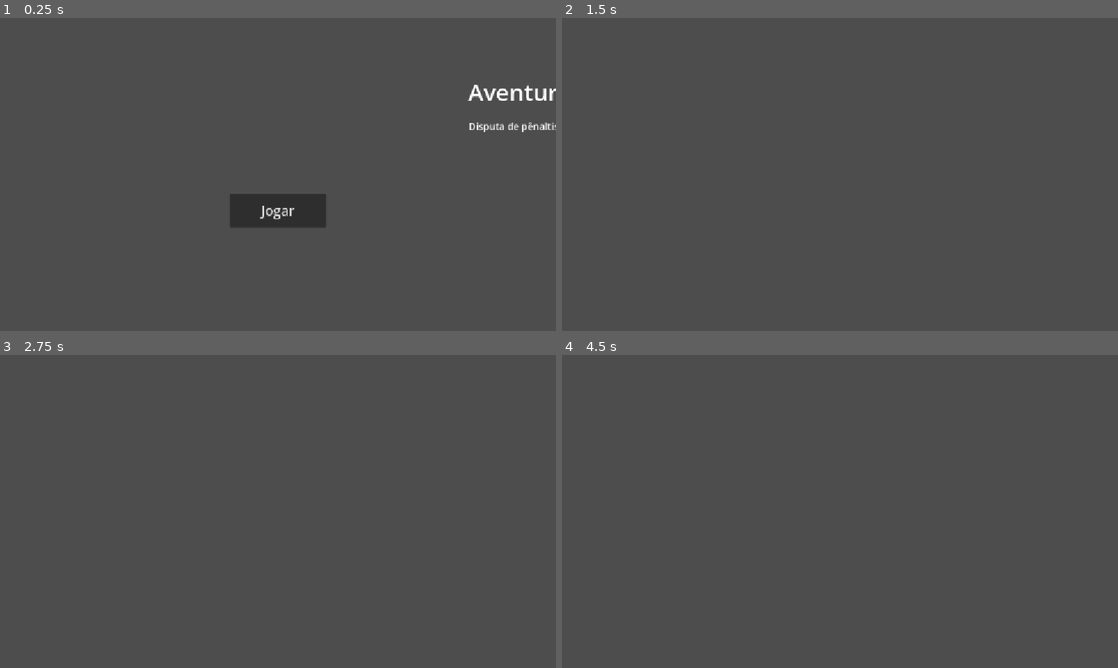
Above: before the commit, frames 1-4 (two rows, left to right).
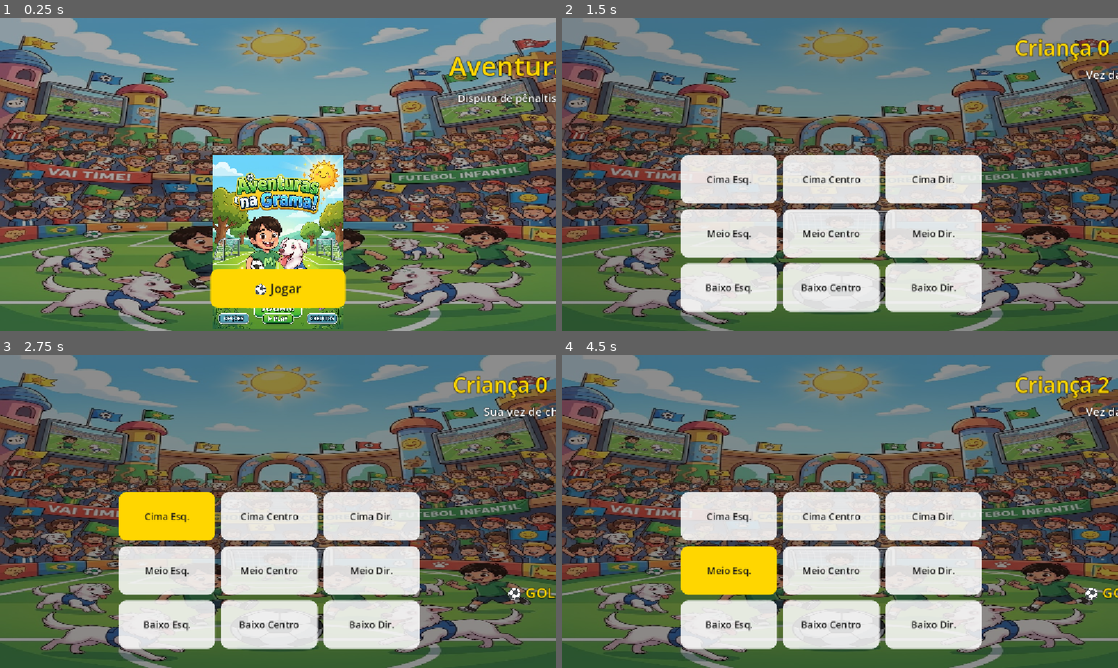
Above: after the commit, the same moments.

Repository: marcelofranchini/dogfriendgol
Game: Godot game, scene res://scenes/main.tscn
Same seed, same stepped clock (60 frames per second), same inputs: the game is played once before the commit and once after it.
Inputs (mouse positions are in pixels of both pictures, inside the frame that each line leads up to):
- Up to frame 1 (0.25 s): no input
- Up to frame 2 (1.5 s): click "Jogar" (after the commit: "⚽ Jogar") at 0.5 s; click (840, 277) at 1.25 s, where only the run after the commit has a clickable "Começar partida"
- Up to frame 3 (2.75 s): click (166, 517) at 2 s, where only the run after the commit has a clickable "Cima Esq."
- Up to frame 4 (4.5 s): click (828, 517) at 2.75 s, where only the run after the commit has a clickable "Cima Centro"; click (934, 517) at 3.5 s, where only the run after the commit has a clickable "Cima Dir."; click (728, 570) at 4.25 s, where only the run after the commit has a clickable "Meio Esq."

The runs differ from the first frame. In frame 1, 92% of the frame differs, in the area x 0-100%, y 0-100%; in frame 2, 92%; in frame 3, 92%; in frame 4, 92%.
Error before the commit: Invalid assignment of property or key 'visible' with value of type 'bool' on a base object of type 'Nil'. (res://scripts/presentation/main.gd:208)

Commit message:
fix: corrige artes (JPEG renomeado para .jpg) e embeleza a interface
- Renomeia 4 imagens JPEG com extensão .png para .jpg (o Godot não importava)
- main.gd: fundo do estádio, ilustração dos protagonistas, cores, botões estilizados
- feedback visual de gol/defesa/bola para fora com cores
- APK agora inclui as artes (61 MB)

Diff:
--- a/dog-friend-gol/scripts/presentation/main.gd
+++ b/dog-friend-gol/scripts/presentation/main.gd
@@ -9,6 +9,14 @@
 const R = ShotResult.Result
 const P = MatchPhase.Phase
 
+# Cores (paleta infantil, verde grama)
+const C_GRASS := Color(0.16, 0.55, 0.24)
+const C_GRASS_DARK := Color(0.10, 0.40, 0.17)
+const C_WHITE := Color(1, 1, 1)
+const C_GOLD := Color(1.0, 0.84, 0.0)
+const C_RED := Color(0.85, 0.25, 0.20)
+const C_BLUE := Color(0.20, 0.45, 0.85)
+
 var controller: MatchController = null
 var profile: PlayerProfile = null
 
@@ -32,7 +40,73 @@
 
 func _ready() -> void:
 	_build_menu()
+	_build_registration()
+	_build_match()
+	_build_end()
 	_show_menu()
+
+# ---------------------------------------------------------------------------
+# Helpers de estilo
+# ---------------------------------------------------------------------------
+func _bg(parent: Control, texture_path: String) -> TextureRect:
+	var bg: TextureRect = TextureRect.new()
+	bg.texture = load(texture_path)
+	bg.expand_mode = TextureRect.EXPAND_IGNORE_SIZE
+	bg.stretch_mode = TextureRect.STRETCH_SCALE
+	bg.set_anchors_preset(Control.PRESET_FULL_RECT)
+	bg.mouse_filter = Control.MOUSE_FILTER_IGNORE
+	parent.add_child(bg)
+	return bg
+
+func _overlay(parent: Control, color: Color) -> ColorRect:
+	var ov: ColorRect = ColorRect.new()
+	ov.color = color
+	ov.set_anchors_preset(Control.PRESET_FULL_RECT)
+	ov.mouse_filter = Control.MOUSE_FILTER_IGNORE
+	parent.add_child(ov)
+	return ov
+
+func _label(parent: Control, text: String, size: int, color: Color, y: float, h: float = 60) -> Label:
+	var l: Label = Label.new()
+	l.text = text
+	l.add_theme_font_size_override("font_size", size)
+	l.add_theme_color_override("font_color", color)
+	l.add_theme_color_override("font_outline_color", Color(0, 0, 0, 0.6))
+	l.add_theme_constant_override("outline_size", 6)
+	l.horizontal_alignment = HORIZONTAL_ALIGNMENT_CENTER
+	l.set_anchors_preset(Control.PRESET_CENTER_TOP)
+	l.position = Vector2(0, y)
+	l.size = Vector2(1280, h)
+	parent.add_child(l)
+	return l
+
+func _button(parent: Control, text: String, y: float, w: float = 260, h: float = 70, color: Color = C_GOLD) -> Button:
+	var b: Button = Button.new()
+	b.text = text
+	b.add_theme_font_size_override("font_size", 26)
+	b.add_theme_color_override("font_color", Color(0.1, 0.1, 0.1))
+	b.add_theme_color_override("font_hover_color", Color(0.1, 0.1, 0.1))
+	b.add_theme_stylebox_override("normal", _stylebox(color))
+	b.add_theme_stylebox_override("hover", _stylebox(color.lightened(0.15)))
+	b.add_theme_stylebox_override("pressed", _stylebox(color.darkened(0.15)))
+	b.set_anchors_preset(Control.PRESET_CENTER_TOP)
+	b.position = Vector2(-w / 2.0, y)
+	b.size = Vector2(w, h)
+	parent.add_child(b)
+	return b
+
+func _stylebox(color: Color) -> StyleBoxFlat:
+	var sb: StyleBoxFlat = StyleBoxFlat.new()
+	sb.bg_color = color
+	sb.corner_radius_top_left = 16
+	sb.corner_radius_top_right = 16
+	sb.corner_radius_bottom_left = 16
+	sb.corner_radius_bottom_right = 16
+	sb.content_margin_left = 20
+	sb.content_margin_right = 20
+	sb.content_margin_top = 10
+	sb.content_margin_bottom = 10
+	return sb
 
 # ---------------------------------------------------------------------------
 # Menu
@@ -42,32 +116,25 @@
 	menu_root.set_anchors_preset(Control.PRESET_FULL_RECT)
 	add_child(menu_root)
 
-	var title: Label = Label.new()
-	title.text = "Aventuras na Grama!"
-	title.add_theme_font_size_override("font_size", 48)
-	title.horizontal_alignment = HORIZONTAL_ALIGNMENT_CENTER
-	title.set_anchors_preset(Control.PRESET_CENTER_TOP)
-	title.position = Vector2(0, 120)
-	title.size = Vector2(1280, 80)
-	menu_root.add_child(title)
-
-	var subtitle: Label = Label.new()
-	subtitle.text = "Disputa de pênaltis entre a criança e a Branquinha"
-	subtitle.add_theme_font_size_override("font_size", 20)
-	subtitle.horizontal_alignment = HORIZONTAL_ALIGNMENT_CENTER
-	subtitle.set_anchors_preset(Control.PRESET_CENTER_TOP)
-	subtitle.position = Vector2(0, 210)
-	subtitle.size = Vector2(1280, 40)
-	menu_root.add_child(subtitle)
-
-	var play: Button = Button.new()
-	play.text = "Jogar"
-	play.add_theme_font_size_override("font_size", 28)
-	play.set_anchors_preset(Control.PRESET_CENTER)
-	play.position = Vector2(-100, 40)
-	play.size = Vector2(200, 70)
+	_bg(menu_root, "res://assets/references/bg_stadium_crowd.jpg")
+	_overlay(menu_root, Color(0, 0, 0, 0.35))
+
+	_label(menu_root, "Aventuras na Grama!", 56, C_GOLD, 60, 80)
+	_label(menu_root, "Disputa de pênaltis entre a criança e a Branquinha", 22, C_WHITE, 150, 40)
+
+	# Ilustração dos protagonistas (referência).
+	var art: TextureRect = TextureRect.new()
+	art.texture = load("res://assets/references/concepts_boy_and_dog.jpg")
+	art.expand_mode = TextureRect.EXPAND_IGNORE_SIZE
+	art.stretch_mode = TextureRect.STRETCH_KEEP_ASPECT_CENTERED
+	art.set_anchors_preset(Control.PRESET_CENTER)
+	art.position = Vector2(-180, -40)
+	art.size = Vector2(360, 360)
+	art.mouse_filter = Control.MOUSE_FILTER_IGNORE
+	menu_root.add_child(art)
+
+	var play: Button = _button(menu_root, "⚽ Jogar", 520, 280, 80, C_GOLD)
 	play.pressed.connect(_on_play_pressed)
-	menu_root.add_child(play)
 
 # ---------------------------------------------------------------------------
 # Cadastro
@@ -78,43 +145,36 @@
 	reg_root.visible = false
 	add_child(reg_root)
 
-	var title: Label = Label.new()
-	title.text = "Quem vai jogar?"
-	title.add_theme_font_size_override("font_size", 36)
-	title.horizontal_alignment = HORIZONTAL_ALIGNMENT_CENTER
-	title.set_anchors_preset(Control.PRESET_CENTER_TOP)
-	title.position = Vector2(0, 80)
-	title.size = Vector2(1280, 60)
-	reg_root.add_child(title)
-
-	child_name_edit = _add_field(reg_root, "Nome da criança", 180)
-	child_age_edit = _add_field(reg_root, "Idade da criança", 260)
-	dog_name_edit = _add_field(reg_root, "Nome do cachorro", 340)
-	dog_age_edit = _add_field(reg_root, "Idade do cachorro", 420)
-
-	var start: Button = Button.new()
-	start.text = "Começar partida"
-	start.add_theme_font_size_override("font_size", 24)
-	start.set_anchors_preset(Control.PRESET_CENTER)
-	start.position = Vector2(-120, 120)
-	start.size = Vector2(240, 60)
+	_bg(reg_root, "res://assets/references/bg_stadium_crowd.jpg")
+	_overlay(reg_root, Color(0, 0, 0, 0.55))
+
+	_label(reg_root, "Quem vai jogar?", 40, C_GOLD, 50, 60)
+
+	child_name_edit = _add_field(reg_root, "Nome da criança", 150)
+	child_age_edit = _add_field(reg_root, "Idade da criança", 230)
+	dog_name_edit = _add_field(reg_root, "Nome do cachorro", 310)
+	dog_age_edit = _add_field(reg_root, "Idade do cachorro", 390)
+
+	var start: Button = _button(reg_root, "Começar partida", 500, 280, 70, C_GOLD)
 	start.pressed.connect(_on_start_pressed)
-	reg_root.add_child(start)
 
 func _add_field(parent: Control, label_text: String, y: float) -> LineEdit:
 	var lbl: Label = Label.new()
 	lbl.text = label_text
 	lbl.add_theme_font_size_override("font_size", 20)
+	lbl.add_theme_color_override("font_color", C_WHITE)
+	lbl.add_theme_color_override("font_outline_color", Color(0, 0, 0, 0.6))
+	lbl.add_theme_constant_override("outline_size", 4)
 	lbl.set_anchors_preset(Control.PRESET_CENTER_TOP)
 	lbl.position = Vector2(-300, y)
-	lbl.size = Vector2(600, 30)
+	lbl.size = Vector2(600, 28)
 	parent.add_child(lbl)
 
 	var edit: LineEdit = LineEdit.new()
 	edit.add_theme_font_size_override("font_size", 20)
 	edit.set_anchors_preset(Control.PRESET_CENTER_TOP)
-	edit.position = Vector2(-300, y + 35)
-	edit.size = Vector2(600, 40)
+	edit.position = Vector2(-300, y + 32)
+	edit.size = Vector2(600, 42)
 	parent.add_child(edit)
 	return edit
 
@@ -127,28 +187,20 @@
 	match_root.visible = false
 	add_child(match_root)
 
-	score_label = Label.new()
-	score_label.add_theme_font_size_override("font_size", 40)
-	score_label.horizontal_alignment = HORIZONTAL_ALIGNMENT_CENTER
-	score_label.set_anchors_preset(Control.PRESET_CENTER_TOP)
-	score_label.position = Vector2(0, 40)
-	score_label.size = Vector2(1280, 60)
-	match_root.add_child(score_label)
-
-	turn_label = Label.new()
-	turn_label.add_theme_font_size_override("font_size", 24)
-	turn_label.horizontal_alignment = HORIZONTAL_ALIGNMENT_CENTER
-	turn_label.set_anchors_preset(Control.PRESET_CENTER_TOP)
-	turn_label.position = Vector2(0, 110)
-	turn_label.size = Vector2(1280, 40)
-	match_root.add_child(turn_label)
-
-	# Grade 3x3 de zonas (cima/meio/baixo × esquerda/centro/direita).
+	_bg(match_root, "res://assets/references/bg_stadium_crowd.jpg")
+	_overlay(match_root, Color(0, 0, 0, 0.45))
+
+	score_label = _label(match_root, "", 44, C_GOLD, 30, 60)
+	turn_label = _label(match_root, "", 24, C_WHITE, 100, 40)
+
+	# Grade 3x3 de zonas.
 	var grid: GridContainer = GridContainer.new()
 	grid.columns = 3
+	grid.add_theme_constant_override("h_separation", 12)
+	grid.add_theme_constant_override("v_separation", 12)
 	grid.set_anchors_preset(Control.PRESET_CENTER)
-	grid.position = Vector2(-300, -60)
-	grid.size = Vector2(600, 300)
+	grid.position = Vector2(-330, -40)
+	grid.size = Vector2(660, 330)
 	match_root.add_child(grid)
 
 	var zone_names: Array = [
@@ -160,18 +212,17 @@
 		var b: Button = Button.new()
 		b.text = zone_names[i]
 		b.add_theme_font_size_override("font_size", 20)
-		b.custom_minimum_size = Vector2(190, 90)
+		b.add_theme_color_override("font_color", Color(0.1, 0.1, 0.1))
+		b.add_theme_color_override("font_hover_color", Color(0.1, 0.1, 0.1))
+		b.add_theme_stylebox_override("normal", _stylebox(Color(1, 1, 1, 0.85)))
+		b.add_theme_stylebox_override("hover", _stylebox(C_GOLD))
+		b.add_theme_stylebox_override("pressed", _stylebox(C_GOLD.darkened(0.2)))
+		b.custom_minimum_size = Vector2(200, 100)
 		b.pressed.connect(_on_zone_pressed.bind(i))
 		grid.add_child(b)
 		zone_buttons.append(b)
 
-	result_label = Label.new()
-	result_label.add_theme_font_size_override("font_size", 28)
-	result_label.horizontal_alignment = HORIZONTAL_ALIGNMENT_CENTER
-	result_label.set_anchors_preset(Control.PRESET_CENTER_TOP)
-	result_label.position = Vector2(0, 480)
-	result_label.size = Vector2(1280, 50)
-	match_root.add_child(result_label)
+	result_label = _label(match_root, "", 30, C_WHITE, 470, 50)
 
 # ---------------------------------------------------------------------------
 # Fim
@@ -182,23 +233,14 @@
 	end_root.visible = false
 	add_child(end_root)
 
-	var title: Label = Label.new()
+	_bg(end_root, "res://assets/references/bg_stadium_crowd.jpg")
+	_overlay(end_root, Color(0, 0, 0, 0.5))
+
+	var title: Label = _label(end_root, "", 50, C_GOLD, 200, 90)
 	title.name = "EndTitle"
-	title.add_theme_font_size_override("font_size", 44)
-	title.horizontal_alignment = HORIZONTAL_ALIGNMENT_CENTER
-	title.set_anchors_preset(Control.PRESET_CENTER)
-	title.position = Vector2(0, -80)
-	title.size = Vector2(1280, 80)
-	end_root.add_child(title)
-
-	var again: Button = Button.new()
-	again.text = "Jogar de novo"
-	again.add_theme_font_size_override("font_size", 24)
-	again.set_anchors_preset(Control.PRESET_CENTER)
-	again.position = Vector2(-120, 40)
-	again.size = Vector2(240, 60)
+
+	var again: Button = _button(end_root, "Jogar de novo", 360, 280, 70, C_GOLD)
 	again.pressed.connect(_on_again_pressed)
-	end_root.add_child(again)
 
 # ---------------------------------------------------------------------------
 # Navegação
@@ -266,10 +308,13 @@
 	match outcome.result:
 		R.GOAL:
 			result_label.text = "⚽ GOL de %s!" % shooter_name
+			result_label.add_theme_color_override("font_color", C_GOLD)
 		R.DEFENDED:
 			result_label.text = "🛡️ Defendeu!"
+			result_label.add_theme_color_override("font_color", C_BLUE)
 		R.OUT_OF_BOUNDS:
 			result_label.text = "💨 Bola para fora!"
+			result_label.add_theme_color_override("font_color", C_RED)
 
 func _show_end() -> void:
 	var s: MatchState = controller.state
Renamed: dog-friend-gol/assets/references/bg_stadium_crowd.png -> dog-friend-gol/assets/references/bg_stadium_crowd.jpg
Not shown, changed: dog-friend-gol/assets/references/bg_stadium_crowd.jpg.import
Renamed: dog-friend-gol/assets/references/concepts_boy_and_dog.png -> dog-friend-gol/assets/references/concepts_boy_and_dog.jpg
Not shown, changed: dog-friend-gol/assets/references/concepts_boy_and_dog.jpg.import
Renamed: dog-friend-gol/assets/references/sprites_kick_and_defense.png -> dog-friend-gol/assets/references/sprites_kick_and_defense.jpg
Not shown, changed: dog-friend-gol/assets/references/sprites_kick_and_defense.jpg.import
Renamed: dog-friend-gol/assets/references/ui_main_menu.png -> dog-friend-gol/assets/references/ui_main_menu.jpg
Not shown, changed: dog-friend-gol/assets/references/ui_main_menu.jpg.import
